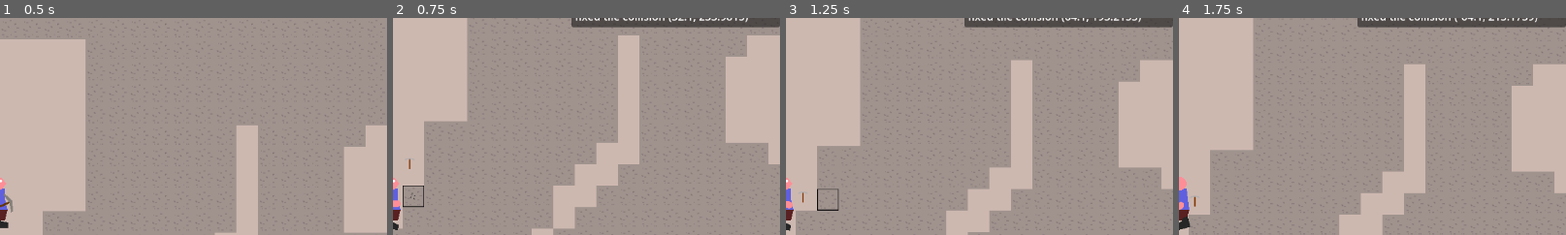
Above: before the commit, frames 1-4 (left to right).
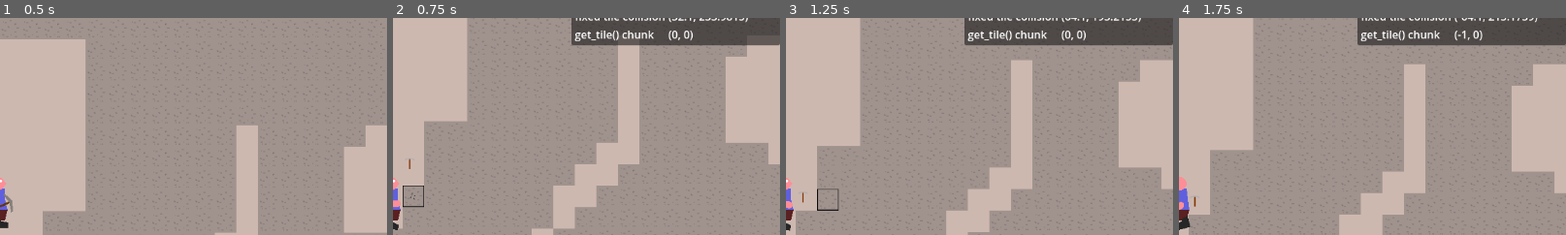
Above: after the commit, the same moments.

Repository: Griiimon/2D-Mining-Sandbox
Game: Godot game, scene res://scenes/game.tscn
Two runs of this game, one before a commit and one after it. Both use one fixed random seed, a clock stepped at 60 frames per second and the inputs below.
Inputs (mouse positions are % of the whole screen's width and height, from its top left):
- Up to frame 1 (0.5 s): no input
- Up to frame 2 (0.75 s): move the mouse to (72, 45) at 0.52 s; hold D (right) from 0.53 s (still down); tap X (drop_item) at 0.6 s; click (72, 45) at 0.67 s
- Up to frame 3 (1.25 s): keep holding D (right); tap Up (jump) at 0.77 s
- Up to frame 4 (1.75 s): keep holding D (right); move the mouse to (30, 55) at 1.27 s; tap F (interact) at 1.35 s; tap Up (jump) at 1.52 s
The pictures show only the part of the screen within x 50-100%, y 7-57%; the shares and areas given below are measured in that part.

Frame 1 is identical in both runs. In frame 2, 4.5% of the frame differs, in the area x 46-100%, y 3-13%; in frame 3, 4.5%; in frame 4, 4.5%.

Commit message:
floor get_tile() chunk coords

Diff:
--- a/scripts/world/world.gd
+++ b/scripts/world/world.gd
@@ -47,10 +47,11 @@
 
 
 func get_tile(pos: Vector2)-> Vector2i:
-	var chunk: WorldChunk= get_chunk_at(pos / WorldChunk.SIZE)
+	var chunk: WorldChunk= get_chunk_at((pos / WorldChunk.SIZE).floor())
 	if not chunk:
 		assert(false)
 		return Vector2i.ZERO
+	DebugHud.send("get_tile() chunk", str(chunk.coords))
 	return chunk.local_to_map(pos)
 
 
